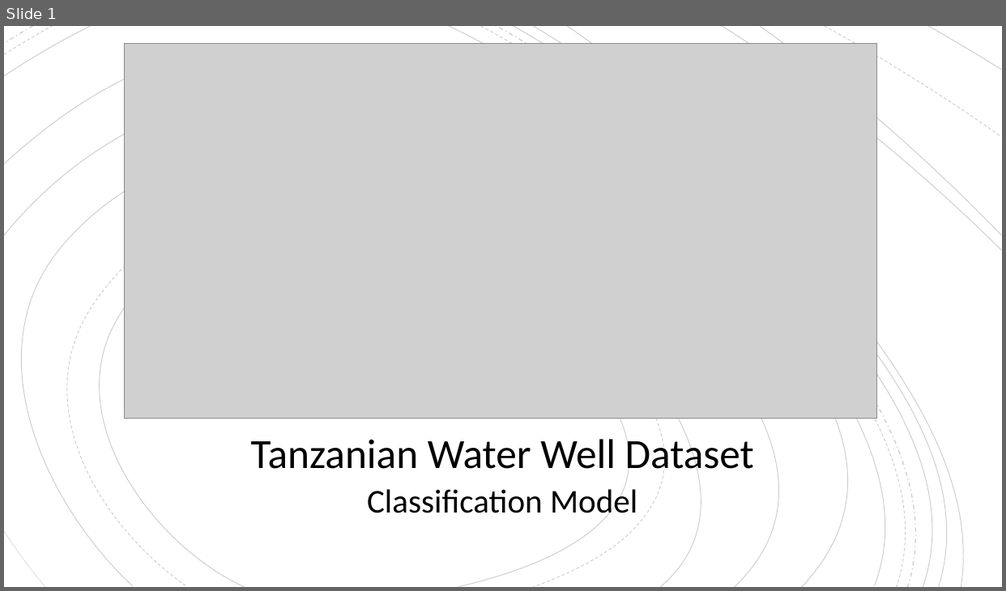
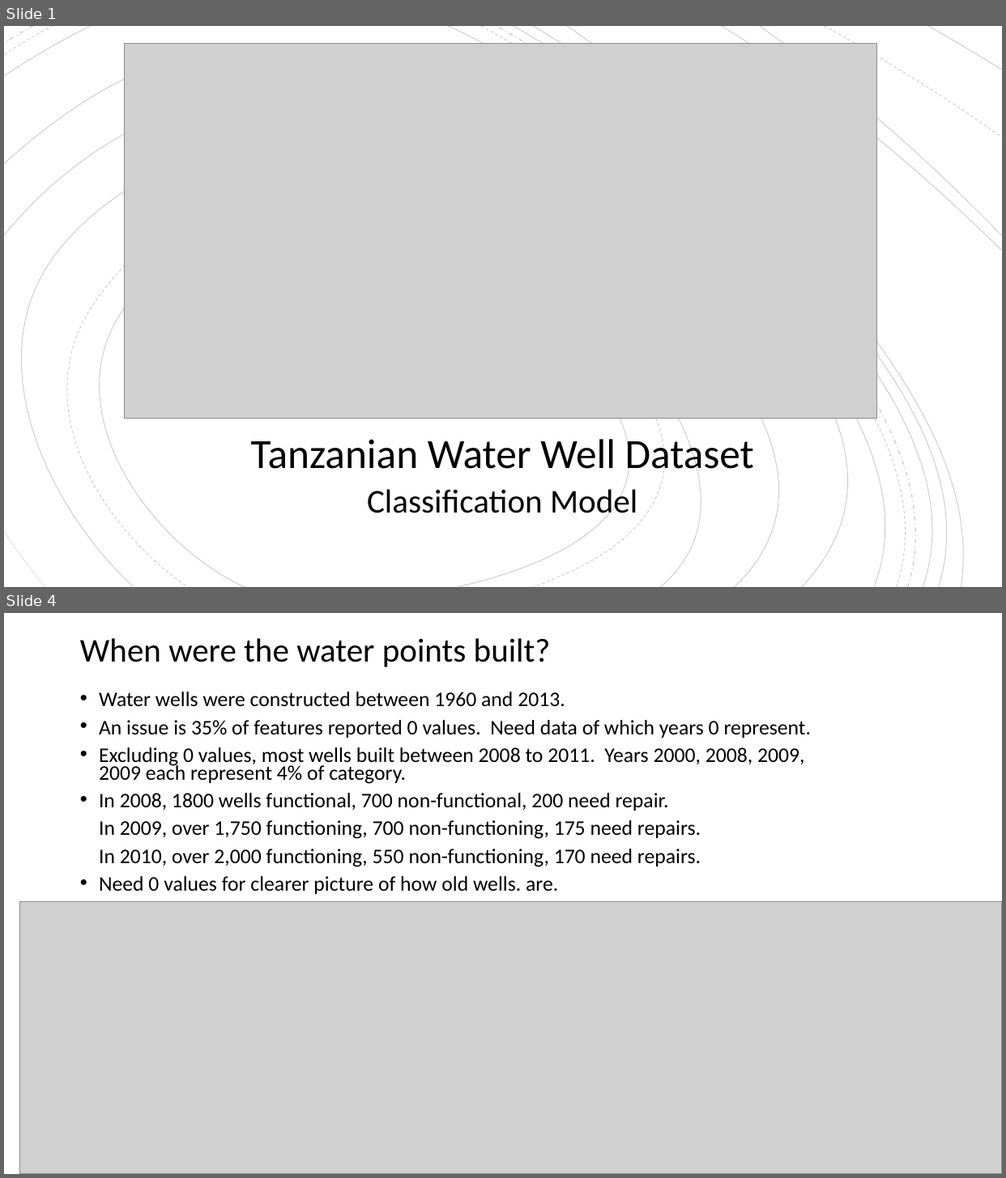
Before and after one commit to davidrtorres/Model-3-Tanzania-Water-Crisis, a slide deck: Presentation1.pptx. Shown one above the other, each under a label of ours: slide 1 before the commit, slides 1 and 4 after it; the slides between them are not shown. The pictures are 1006x591 and 1006x1178 pixels, drawn with LibreOffice and Linux fonts; fonts in the diff are those of the drawing; grey boxes stand for pictures. Boxes give left, top, right and bottom in pixels: in the first picture for what was removed or moved away, otherwise in the second. Text is boxed around its words. In the diff, an @@ line names an element or a change of style, - is before the commit and + after.

```diff
--- a/Presentation1.pptx
+++ b/Presentation1.pptx
@@ slide 4 added at [4, 613, 1002, 1174], background #FFFFFF @@
@@ title added at [80, 638, 551, 667], 32 pt, text #000000 @@
+When were the water points built?
@@ text added at [99, 692, 812, 894], 20 pt, text #000000 @@
+• Water wells were constructed between 1960 and 2013.
+• An issue is 35% of features reported 0 values. Need data of which years 0 represent.
+• Excluding 0 values, most wells built between 2008 to 2011. Years 2000, 2008, 2009, 2009 each represent 4% of category.
+• In 2008, 1800 wells functional, 700 non-functional, 200 need repair.
+In 2009, over 1,750 functioning, 700 non-functioning, 175 need repairs.
+In 2010, over 2,000 functioning, 550 non-functioning, 170 need repairs.
+• Need 0 values for clearer picture of how old wells. are.
@@ picture added at [19, 902, 1002, 1174] @@
```
Also in this commit, not shown: 7 other slides added, 4 other files.
